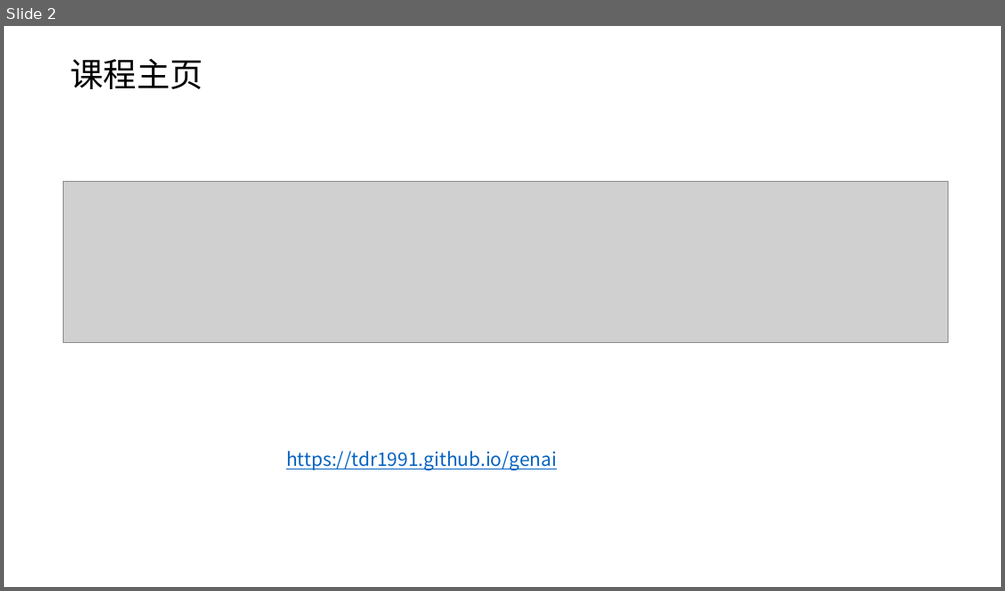
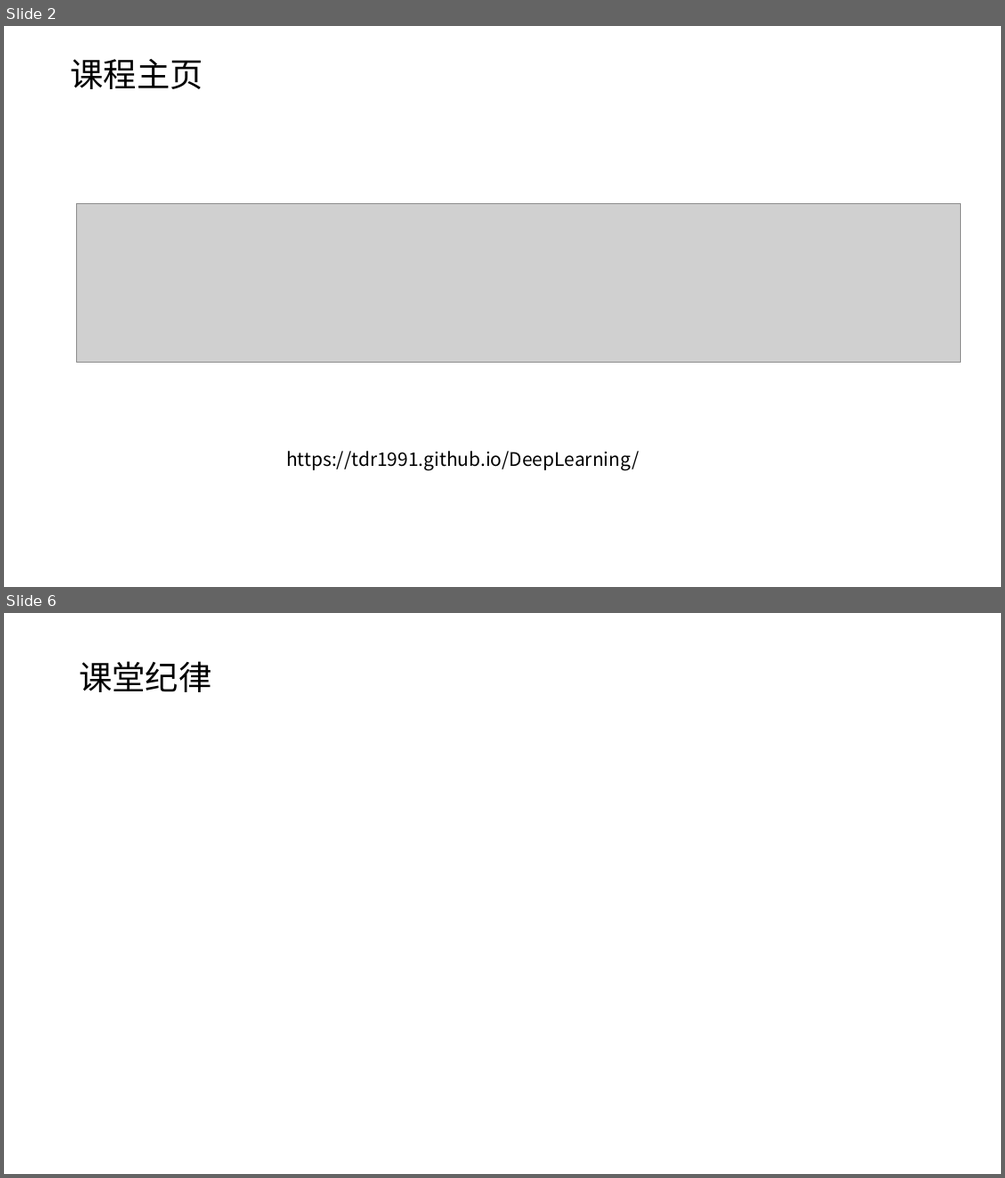
Before and after one commit to tdr1991/DeepLearning, a slide deck: ppt/课程.pptx. Shown one above the other, each under a label of ours: slide 2 before the commit, slides 2 and 6 after it; the slides between them are not shown. The pictures are 1005x591 and 1005x1178 pixels, drawn with LibreOffice and Linux fonts; fonts in the diff are those of the drawing; grey boxes stand for pictures. Boxes give left, top, right and bottom in pixels: in the first picture for what was removed or moved away, otherwise in the second. Text is boxed around its words. In the diff, an @@ line names an element or a change of style, - is before the commit and + after.

```diff
--- a/ppt/课程.pptx
+++ b/ppt/课程.pptx
@@ slide 6 added at <box>4,613,1001,1174</box>, background #FFFFFF @@
@@ text added at <box>79,661,211,692</box>, 32 pt, text #000000 @@
+课堂纪律
@@ slide 2 changed as well @@
@@ picture: place and size @@
-picture at <box>63,181,948,343</box>
+picture at <box>77,204,961,362</box>
@@ text at <box>286,451,639,470</box>: text changed; text colour #0563C1 to #000000 @@
-https://tdr1991.github.io/genai
+https://tdr1991.github.io/DeepLearning/
```
Also in this commit, not shown: 1 other slide changed, 3 other slides added, 3 slides removed, 2 other files.
